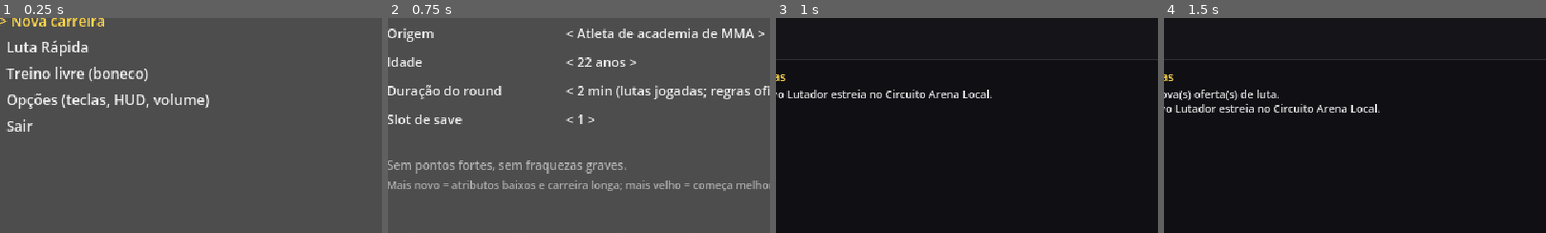
Above: before the commit, frames 1-4 (left to right).
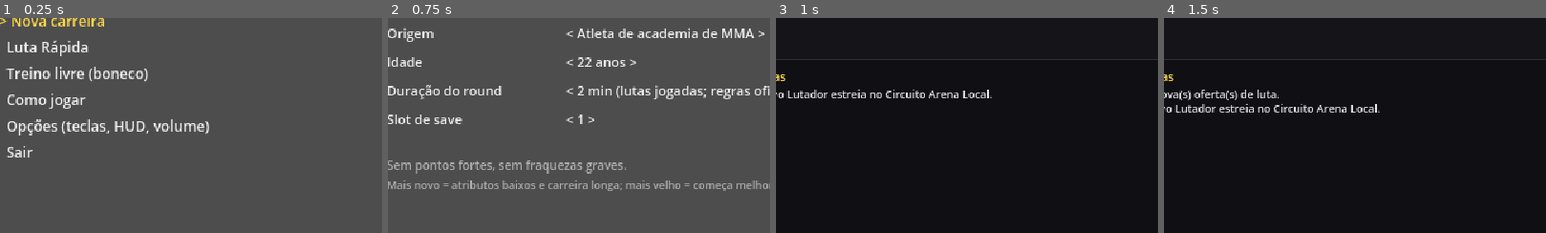
Above: after the commit, the same moments.

Repository: Haikoo1/cage-of-warriors-mma
Game: Godot game, scene res://scenes/main.tscn
The game is run twice, just before and just after one commit, with the same random seed, the same clock (stepped at 60 frames per second) and the same inputs.
Inputs:
- Up to frame 1 (0.25 s): no input
- Up to frame 2 (0.75 s): tap Enter at 0.5 s; hold Right from 0.53 s (still down); hold Shift (guard) from 0.53 s (still down)
- Up to frame 3 (1 s): keep holding Right; keep holding Shift (guard); tap Enter at 0.8 s
- Up to frame 4 (1.5 s): tap Space (technique) at 1.25 s; release Right at 1.28 s; release Shift (guard) at 1.28 s; hold A (move_back) from 1.28 s (still down); tap Enter at 1.35 s
The pictures show only the part of the screen within x 6-56%, y 31-81%; the shares and areas given below are measured in that part.

The runs differ from the first frame. In frame 1, 2.8% of the frame differs, in the area x 2-55%, y 35-65%; in frame 2, nothing differs; in frame 3, nothing differs; in frame 4, nothing differs.

Commit message:
Tela Como jogar e roadmap atualizado (E-10 a E-12 parciais)

Diff:
--- /dev/null
+++ b/scenes/ui/how_to_play.tscn
@@ -0,0 +1,10 @@
+[gd_scene load_steps=2 format=3]
+
+[ext_resource type="Script" path="res://src/presentation/ui/how_to_play.gd" id="1"]
+
+[node name="Screen" type="Control"]
+layout_mode = 3
+anchors_preset = 15
+anchor_right = 1.0
+anchor_bottom = 1.0
+script = ExtResource("1")
--- a/src/app/autoload/scene_router.gd
+++ b/src/app/autoload/scene_router.gd
@@ -8,6 +8,7 @@
 	&"fight_result": "res://scenes/ui/fight_result.tscn",
 	&"career_create": "res://scenes/ui/career_create.tscn",
 	&"settings": "res://scenes/ui/settings.tscn",
+	&"how_to_play": "res://scenes/ui/how_to_play.tscn",
 	&"career_dashboard": "res://scenes/ui/career_dashboard.tscn",
 }
 
--- a/src/presentation/ui/boot_screen.gd
+++ b/src/presentation/ui/boot_screen.gd
@@ -23,6 +23,7 @@
 			_add("Continuar — slot %d: %s" % [s, summaries[s - 1]], func() -> void: _continue(slot))
 	_add("Luta Rápida", func() -> void: SceneRouter.go_to(&"quick_fight"))
 	_add("Treino livre (boneco)", func() -> void: SceneRouter.go_to(&"combat_test"))
+	_add("Como jogar", func() -> void: SceneRouter.go_to(&"how_to_play"))
 	_add("Opções (teclas, HUD, volume)", func() -> void: SceneRouter.go_to(&"settings"))
 	_add("Sair", func() -> void: get_tree().quit())
 	%Info.text = ""
--- /dev/null
+++ b/src/presentation/ui/how_to_play.gd
@@ -0,0 +1,64 @@
+extends Control
+## Ajuda rápida (substitui o tutorial até a E-12): controles e o essencial da carreira. Esc volta.
+
+const PAGES: Array = [
+	["LUTA — EM PÉ", [
+		"WASD: mover (D avança, A recua, W/S passo lateral).",
+		"U / I: mão da frente / mão de trás.   J / K: perna da frente / perna de trás.",
+		"Segure E: golpe curvo (gancho).   Segure Q: mirar o corpo.",
+		"Shift: guarda alta (com Q: guarda baixa).",
+		"Espaço + W: esquiva lateral · Espaço + S: abaixar · Espaço + trás: recuar o tronco.",
+		"Golpe reto erra se você estiver deslocado em profundidade: use o passo lateral!",
+		"Acertar durante a preparação do golpe do adversário = CONTRA-GOLPE (dano x1,5).",
+	]],
+	["LUTA — AGARRADA", [
+		"L: entrar no clinch (perto) · L+S: double leg · L+W: single leg.",
+		"Defender queda: Espaço+S durante a preparação (sprawl). No início da janela = contra-ataque.",
+		"No clinch e no chão não há caminhada: L + direção inicia técnica; tocar a direção certa DEFENDE.",
+		"O canto esquerdo da tela lista as técnicas da sua posição e a tecla de cada uma.",
+		"Por cima no chão: U/I socam. Por baixo: Shift cobre (evita TKO).",
+		"Finalização: no Medidor de Aperto, toque a mesma direção do ajuste do adversário para escapar.",
+	]],
+	["LUTA — REGRAS", [
+		"Rounds com relógio; no intervalo escolha o foco (1 normal, 2 recuperar fôlego) e Enter.",
+		"Fôlego (barra colorida) regenera parado; a Reserva (cinza) só cai. Cansado = golpes lentos e fracos.",
+		"Árbitro separa clinch parado e levanta luta parada no chão; 5 golpes sem defesa = TKO.",
+		"3 juízes (10 pontos): dano, quedas e controle. Esc/P pausa. F1 depuração · F4 sprites de teste.",
+	]],
+	["CARREIRA", [
+		"Comece no circuito local. Espaço simula 1 semana; A avança até algo acontecer.",
+		"Aba 2 (Treino): 12 blocos por semana. Mais carga = mais ganho e mais fadiga; acima de 40 rende menos.",
+		"Aba 3 (Ofertas): aceite lutas (Enter). Vencendo e subindo no ranking chegam convites de ligas maiores.",
+		"Semana da luta: Enter para LUTAR ou F para simular. Depois responda a entrevista (1/2/3).",
+		"Dinheiro: bolsas pagam a equipe (15%); custo de vida e academia são semanais; trabalho paralelo ajuda.",
+		"Lesões e suspensões impedem lutar. Idade e nocautes desgastam. R (2x) aposenta.",
+		"O jogo salva sozinho a cada semana (F5 salva também). Esc salva e volta ao menu.",
+	]],
+]
+
+var page: int = 0
+
+
+func _process(_delta: float) -> void:
+	queue_redraw()
+
+
+func _draw() -> void:
+	draw_rect(Rect2(0, 0, 640, 360), Color(0.06, 0.06, 0.08))
+	UiDraw.text(self, Vector2(30, 36), "COMO JOGAR — %s  (%d/%d)" % [PAGES[page][0], page + 1, PAGES.size()], UiDraw.C_SEL, 14)
+	var lines: Array = PAGES[page][1]
+	for i: int in lines.size():
+		UiDraw.text(self, Vector2(30, 70 + i * 22), "• " + String(lines[i]), UiDraw.C_TEXT, UiDraw.TEXT, 590)
+	UiDraw.text(self, Vector2(30, 340), "A/D página · Esc voltar · as teclas podem ser trocadas em Opções", UiDraw.C_DIM, UiDraw.SMALL)
+
+
+func _unhandled_input(event: InputEvent) -> void:
+	if not event is InputEventKey or not event.pressed or event.echo:
+		return
+	match (event as InputEventKey).physical_keycode:
+		KEY_A, KEY_LEFT:
+			page = (page + PAGES.size() - 1) % PAGES.size()
+		KEY_D, KEY_RIGHT, KEY_ENTER, KEY_SPACE:
+			page = (page + 1) % PAGES.size()
+		KEY_ESCAPE:
+			SceneRouter.go_to(&"boot")
--- a/tests/runner/smoke_career.gd
+++ b/tests/runner/smoke_career.gd
@@ -30,6 +30,10 @@
 	router.call("set_screen_root", holder)
 	router.call("go_to", &"boot")
 	await _frames(3)
+	router.call("go_to", &"how_to_play")
+	await _frames(2)
+	for k: Key in [KEY_D, KEY_D, KEY_D, KEY_A]:
+		_key(_screen(holder), k)
 	router.call("go_to", &"settings")
 	await _frames(2)
 	for k: Key in [KEY_D, KEY_S, KEY_D, KEY_S, KEY_S, KEY_S, KEY_S, KEY_ENTER, KEY_M, KEY_BACKSPACE]:
Not shown, added: src/presentation/ui/how_to_play.gd.uid
Not shown, changed: docs/ROADMAP.md
